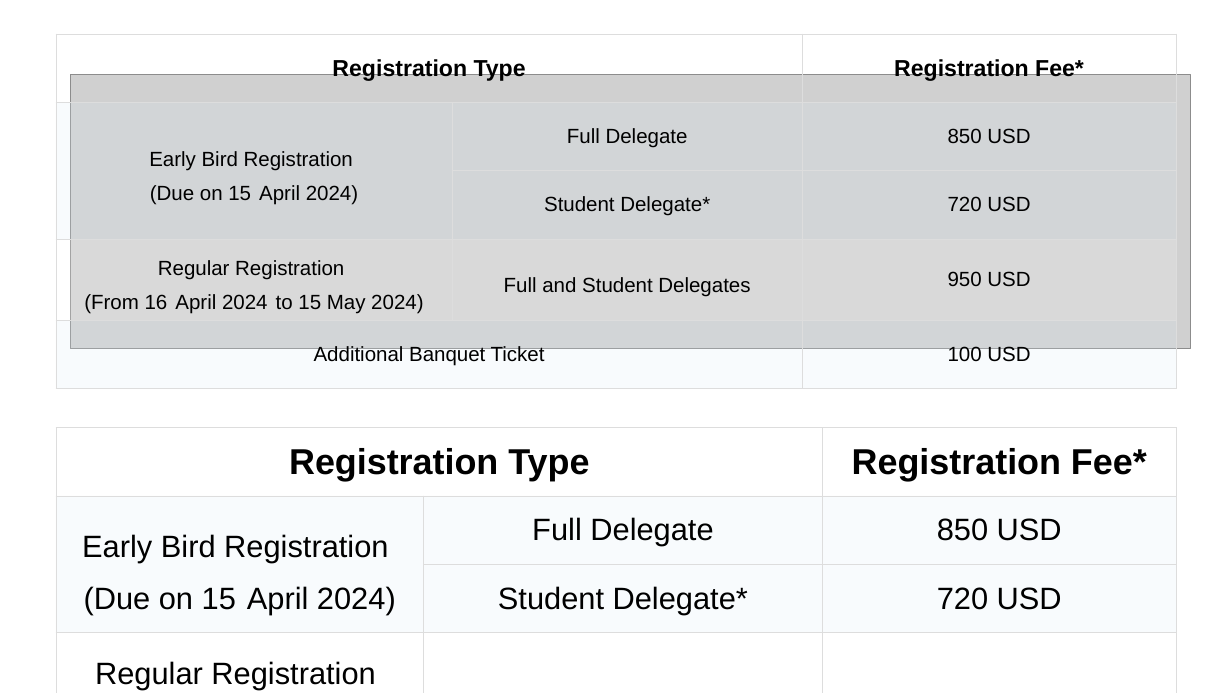
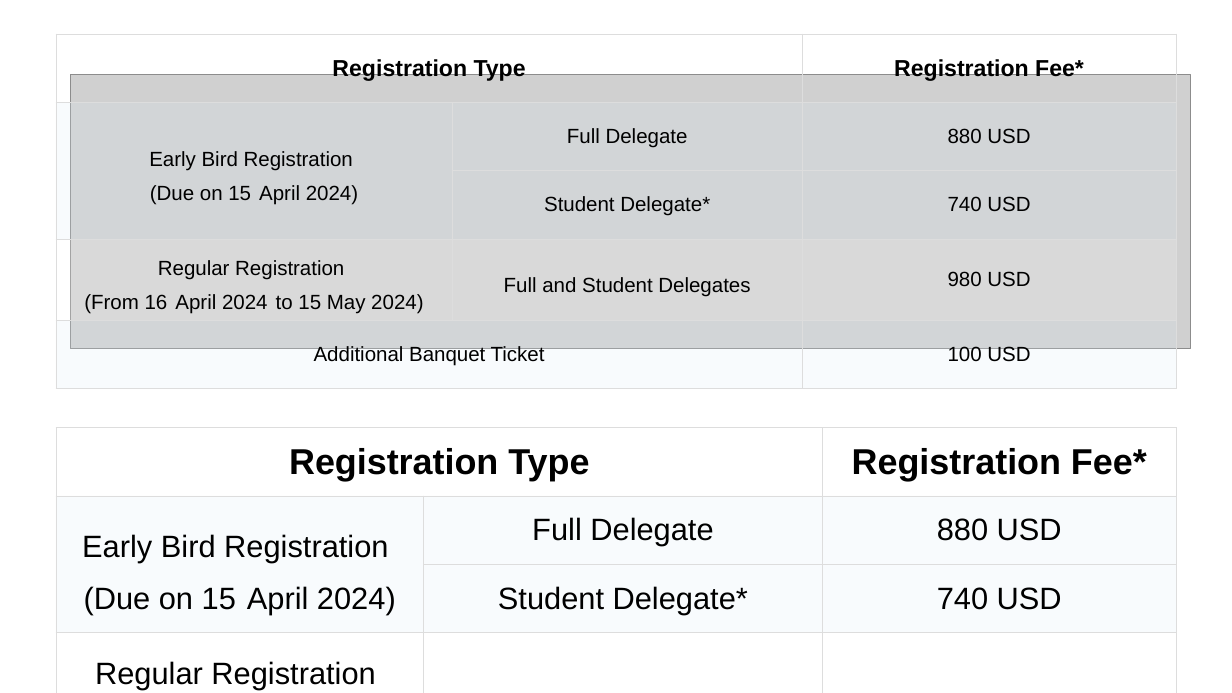
Before and after one commit to zhangxy911/zhangxy911.github.io, a slide deck: slide 5 of assets/figures.pptx. Drawn at 1232x693 pixels with LibreOffice and Linux fonts; fonts in the diff are those of the drawing; grey boxes stand for pictures. Boxes give left, top, right and bottom in pixels: in the first picture for what was removed or moved away, otherwise in the second. Text is boxed around its words. In the diff, an @@ line names an element or a change of style, - is before the commit and + after.

```diff
--- a/assets/figures.pptx
+++ b/assets/figures.pptx
@@ table at (56,34,1177,390) @@
-row 2, column 3: 850 USD
+row 2, column 3: 880 USD
-row 3, column 3: 720 USD
+row 3, column 3: 740 USD
-row 4, column 3: 950 USD
+row 4, column 3: 980 USD
@@ table at (56,428,1177,693) @@
-row 2, column 3: 850 USD
+row 2, column 3: 880 USD
-row 3, column 3: 720 USD
+row 3, column 3: 740 USD
-row 4, column 3: 950 USD
+row 4, column 3: 980 USD
```
Also in this commit, not shown: 3 other files.
